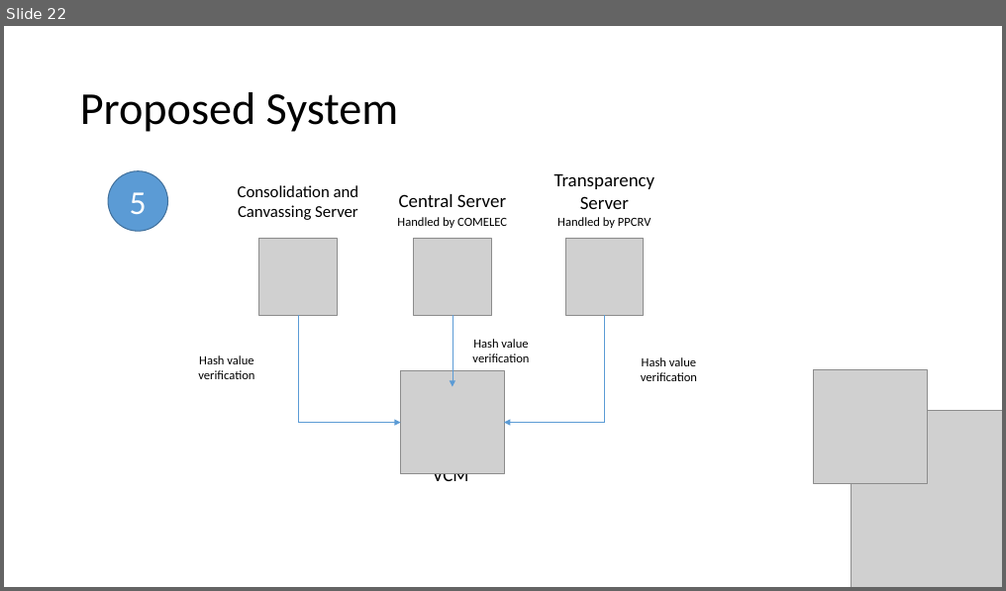
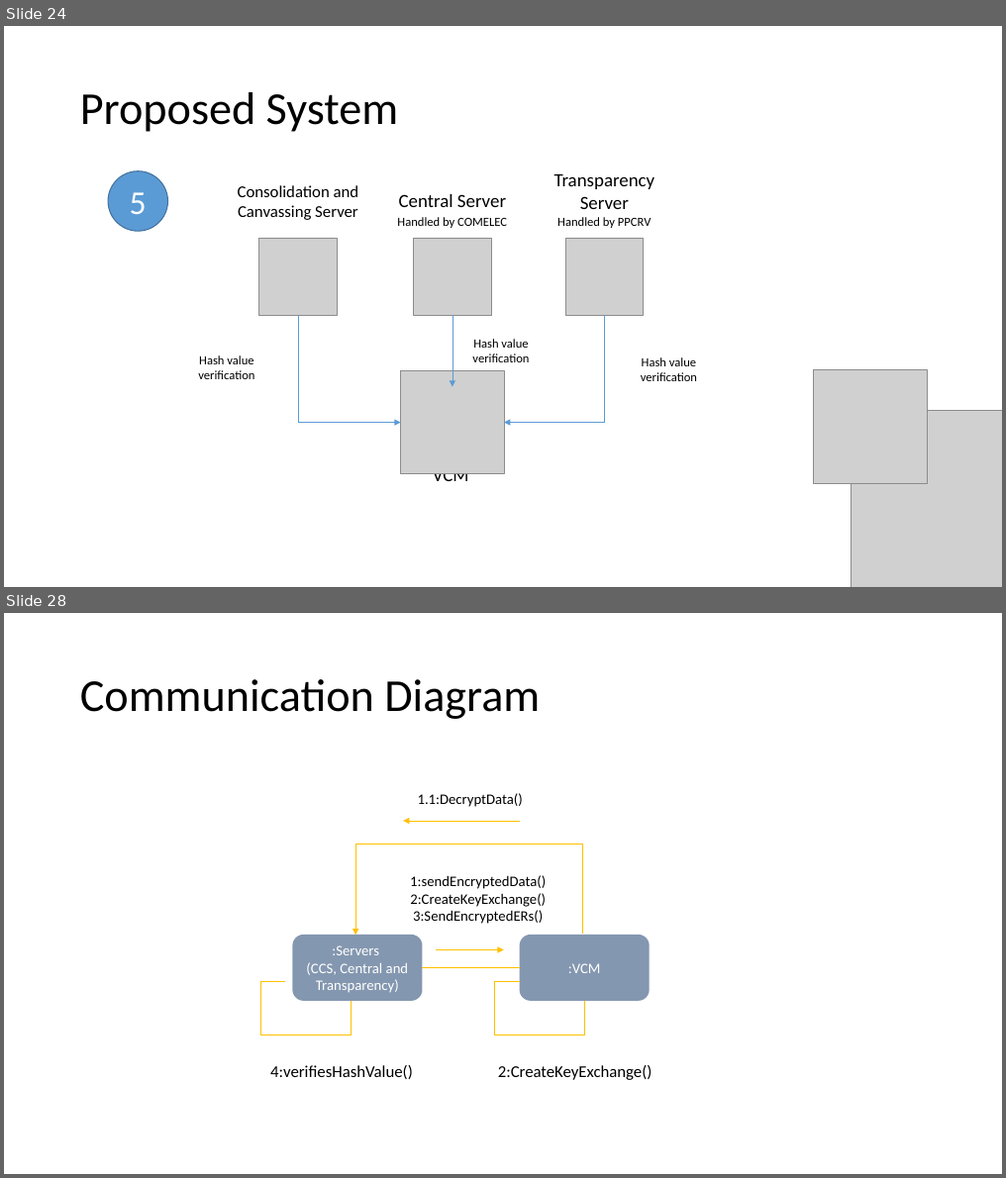
Before and after one commit to seans888/Project---Automate-Election, a slide deck: Documentation/Finals_Sysadd1.pptx. Shown one above the other, each under a label of ours: slide 22 before the commit, slides 24 and 28 after it; the slides between them are not shown. The pictures are 1006x591 and 1006x1178 pixels, drawn with LibreOffice and Linux fonts; fonts in the diff are those of the drawing; grey boxes stand for pictures. Boxes give left, top, right and bottom in pixels: in the first picture for what was removed or moved away, otherwise in the second. Text is boxed around its words. In the diff, an @@ line names an element or a change of style, - is before the commit and + after.

```diff
--- a/Documentation/Finals_Sysadd1.pptx
+++ b/Documentation/Finals_Sysadd1.pptx
@@ slide 28 added at (4, 613, 1002, 1174), background #FFFFFF @@
@@ title added at (80, 679, 540, 719), 44 pt, text #000000 @@
+Communication Diagram
@@ text added at (418, 793, 523, 807), 14 pt, text #000000 @@
+1.1:DecryptData()
@@ elbow line added from (583, 934) to (355, 844), #FFC000 0.5 pt @@
@@ arrow added from (355, 845) to (355, 935), #FFC000 0.5 pt @@
@@ arrow added from (520, 821) to (403, 821), #FFC000 0.5 pt @@
@@ text added at (410, 875, 546, 924), 14 pt, text #000000 @@
+1:sendEncryptedData()
+2:CreateKeyExchange()
+3:SendEncryptedERs()
@@ rounded rectangle added at (292, 935, 422, 1001), fill #8497B0, 14 pt, text #FFFFFF @@
+:Servers
+(CCS, Central and Transparency)
@@ rounded rectangle added at (520, 935, 649, 1001), fill #8497B0, 14 pt, text #FFFFFF @@
+:VCM
@@ line added from (423, 967) to (520, 967), #FFC000 0.5 pt @@
@@ arrow added from (436, 950) to (504, 950), #FFC000 0.5 pt @@
@@ elbow line added from (350, 1001) to (285, 981), #FFC000 0.5 pt @@
@@ elbow line added from (584, 1001) to (520, 981), #FFC000 0.5 pt @@
@@ text added at (270, 1065, 413, 1079), 16 pt, text #000000 @@
+4:verifiesHashValue()
@@ text added at (498, 1065, 652, 1080), 16 pt, text #000000 @@
+2:CreateKeyExchange()
@@ what was slide 22 is now slide 24 @@
```
Also in this commit, not shown: 2 slides changed, 10 other slides added, 2 other files.
